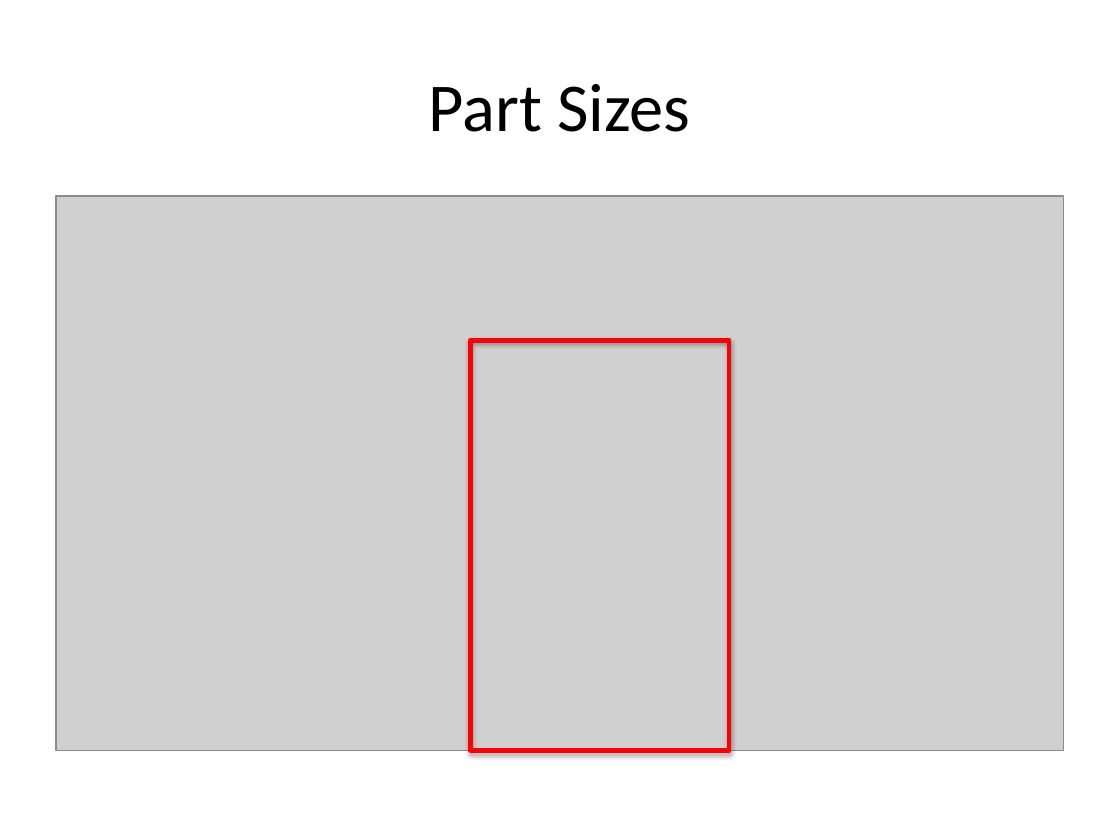
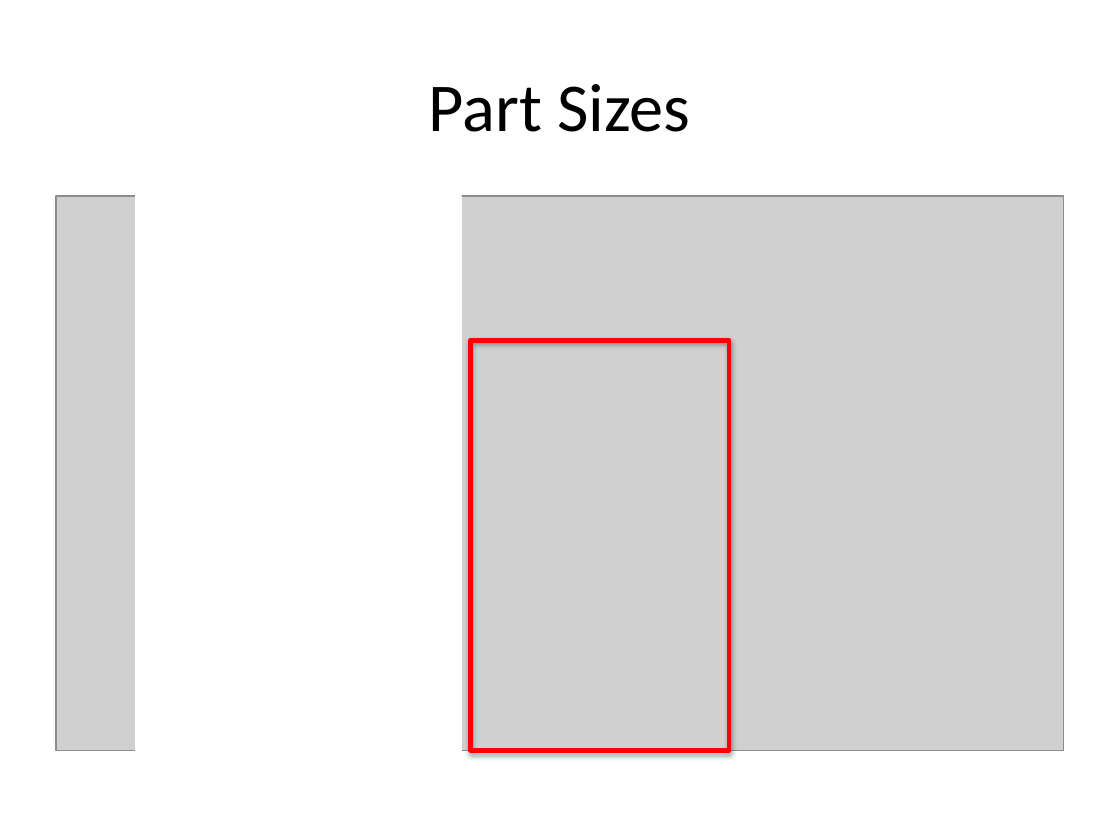
Before and after one commit to NVSL/QuadClass-Resources, a slide deck: slide 6 of Lecture Slides/Lab02-Eagle-Packages.pptx (slide 4 before the commit). Drawn at 1120x840 pixels with LibreOffice and Linux fonts; fonts in the diff are those of the drawing; grey boxes stand for pictures. Boxes give left, top, right and bottom in pixels: in the first picture for what was removed or moved away, otherwise in the second. Text is boxed around its words. In the diff, an @@ line names an element or a change of style, - is before the commit and + after.

```diff
--- a/Lecture Slides/Lab02-Eagle-Packages.pptx
+++ b/Lecture Slides/Lab02-Eagle-Packages.pptx
@@ rectangle added at [136,196,460,756], fill #FFFFFF, outline #FFFFFF 0.75 pt @@
```
Also in this commit, not shown: 2 other slides changed, 2 other files.
